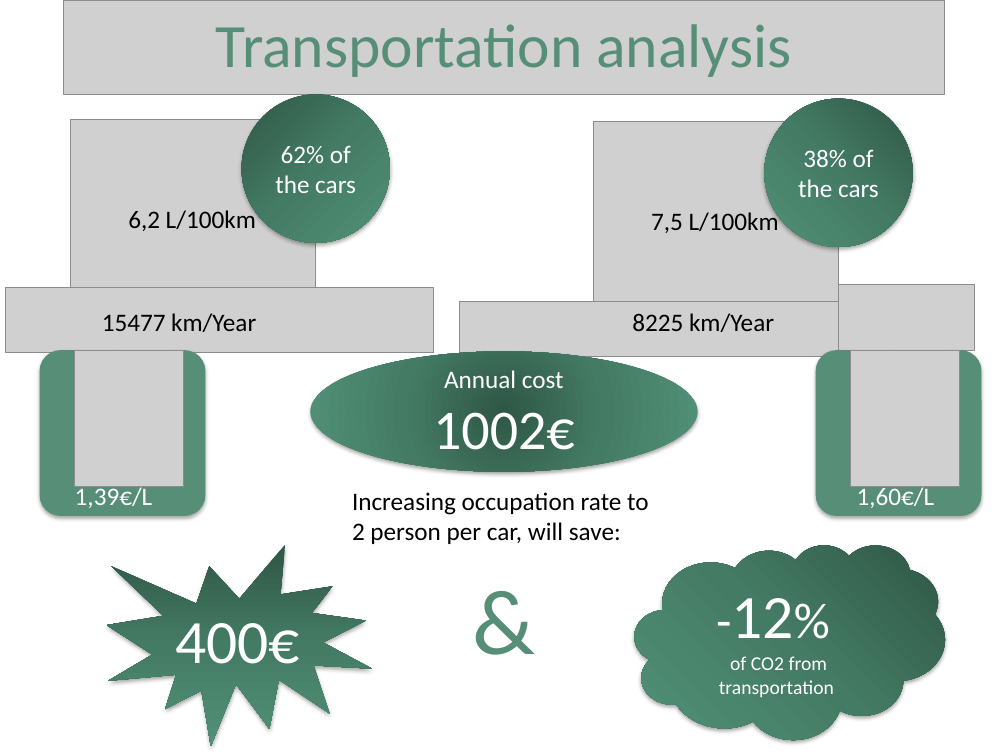
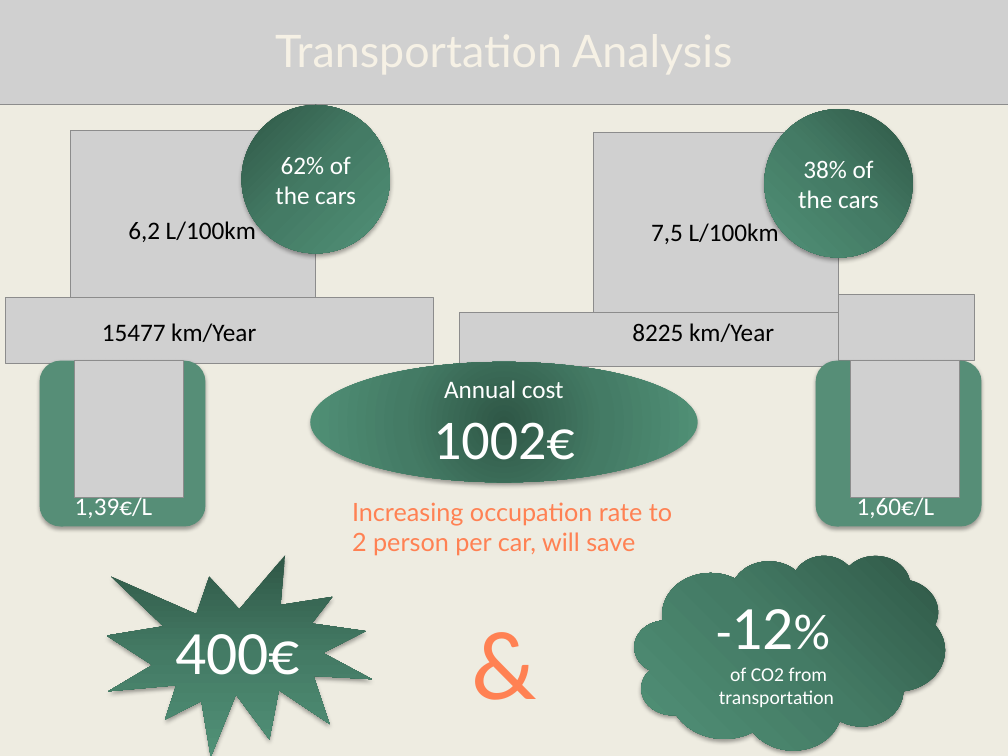
Before and after one commit to Massine/MyChe, a slide deck: slide 9 of Presentations/Final presentation.pptx (slide 5 before the commit). Drawn at 1008x756 pixels with LibreOffice and Linux fonts; fonts in the diff are those of the drawing; grey boxes stand for pictures; background and template pictures are left out. Boxes give left, top, right and bottom in pixels: in the first picture for what was removed or moved away, otherwise in the second. Text is boxed around its words. In the diff, an @@ line names an element or a change of style, - is before the commit and + after.

Commit message:
Final presentation

```diff
--- a/Presentations/Final presentation.pptx
+++ b/Presentations/Final presentation.pptx
@@ background picture (left out) to #EEECE1 @@
@@ picture: place and size @@
-picture at (62, 0, 944, 95)
+picture at (0, 0, 1008, 105)
@@ text removed at (216, 24, 791, 77) @@
-Transportation analysis
@@ 7 pictures, 6 texts, 3 ellipses, 2 rounded rectangles, 1 irregular seal, 1 cloud: place and size @@
-7 pictures, 6 texts, 3 ellipses, 2 rounded rectangles, 1 irregular seal, 1 cloud at (6, 95, 982, 746)
+7 pictures, 6 texts, 3 ellipses, 2 rounded rectangles, 1 irregular seal, 1 cloud at (6, 105, 982, 756)
@@ text at (352, 502, 672, 555): text changed; font Calibri to Lato; text colour #000000 to #FF8153 @@
-Increasing occupation rate to 2 person per car, will save:
+Increasing occupation rate to 2 person per car, will save
@@ text "&": place and size @@
-text "&" at (342, 557, 665, 679)
+text "&" at (342, 603, 665, 725)
@@ text "&" at (342, 603, 665, 725): font Calibri to Lato, text colour #568E77 to #FF8153 @@
```
Also in this commit, not shown: 3 other slides changed, 18 slides added, 4 slides removed.
